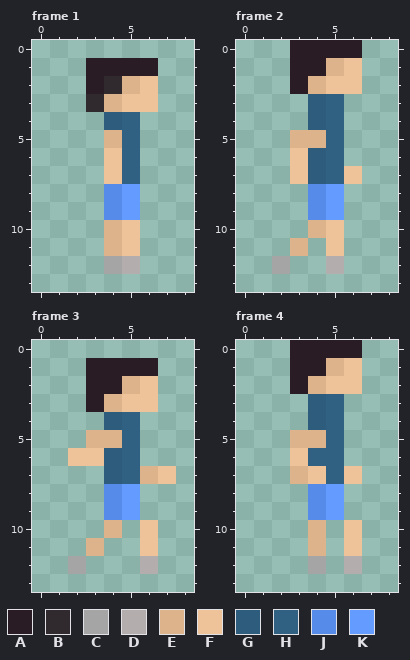
Pixel-art file -- Assets/PersonalAssets/NPC/Day4/ManDayFourIncorrectRightWalk.aseprite. Above, as it was before the edit.
9x14 pixels, 10 frames. Shown: frame 1, frame 2, frame 3, frame 4. The commit also changed other frames, which this record leaves out.
Palette (. is transparent): A #291c25  B #30292e  C #a5a5a5  D #b3adad  E #ddb38b  F #eec39a  G #2e5c7c  H #306082  J #568bea  K #639bff
Pixels before, frame 1, first column x 3:
 1 AAAA
 2 ABEF
 3 BEFF
 4 .GH.
 5 .EH.
 6 .FH.
 7 .FH.
 8 .JK.
 9 .JK.
10 .EF.
11 .EF.
12 .CD.
Pixels before, frame 2, first column x 2:
 0 .AAAA
 1 .AAEF
 2 .AEFF
 3 ..GH.
 4 ..GH.
 5 .EEH.
 6 .FGH.
 7 .FGHF
 8 ..JK.
 9 ..JK.
10 ..EF.
11 .E.F.
12 C..D.
Pixels before, frame 3, first column x 2:
 1 .AAAA.
 2 .AAEF.
 3 .AEFF.
 4 ..GH..
 5 .EEH..
 6 FFGH..
 7 ..GHEF
 8 ..JK..
 9 ..JK..
10 ..E.F.
11 .E..F.
12 C...D.
Pixels before, frame 4, first column x 3:
 0 AAAA
 1 AAEF
 2 AEFF
 3 .GH.
 4 .GH.
 5 EEH.
 6 FHH.
 7 EFHF
 8 .JK.
 9 .JK.
10 .E.F
11 .E.F
12 .C.D
The result:
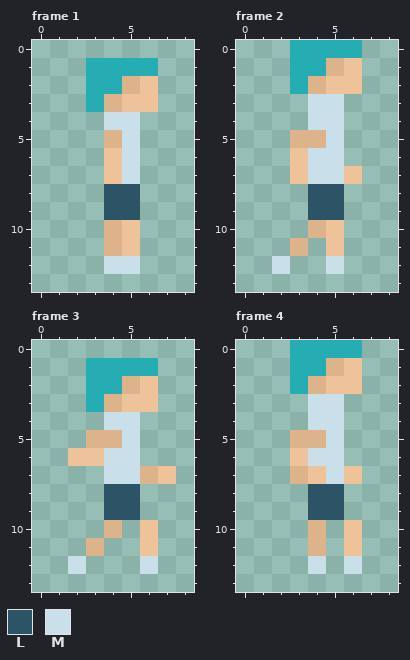
Colours new in this view: L #2d5367  M #c9dfea
Changes in this commit:
colour A: #291c25 -> #26acb3
Frame 1:
y 2: x 4 B -> A
y 3: x 3 B -> A
y 4: x 4..5 GH -> MM
y 5..7: x 5 H -> M
y 8..9: x 4..5 JK -> LL
y 12: x 4..5 CD -> MM
Frame 2:
y 3..4: x 4..5 GH -> MM
y 5: x 5 H -> M
y 6..7: x 4..5 GH -> MM
y 8..9: x 4..5 JK -> LL
y 12: x 2 C -> M; x 5 D -> M
Frame 3:
y 4: x 4..5 GH -> MM
y 5: x 5 H -> M
y 6..7: x 4..5 GH -> MM
y 8..9: x 4..5 JK -> LL
y 12: x 2 C -> M; x 6 D -> M
Frame 4:
y 3..4: x 4..5 GH -> MM
y 5: x 5 H -> M
y 6: x 4..5 HH -> MM
y 7: x 5 H -> M
y 8..9: x 4..5 JK -> LL
y 12: x 4 C -> M; x 6 D -> M
Where, in picture pixels (left, top, right, bottom), the same in both pictures:
changed: (86, 58, 158, 274)
changed: (272, 40, 362, 274)
changed: (68, 358, 158, 574)
changed: (290, 340, 362, 574)
